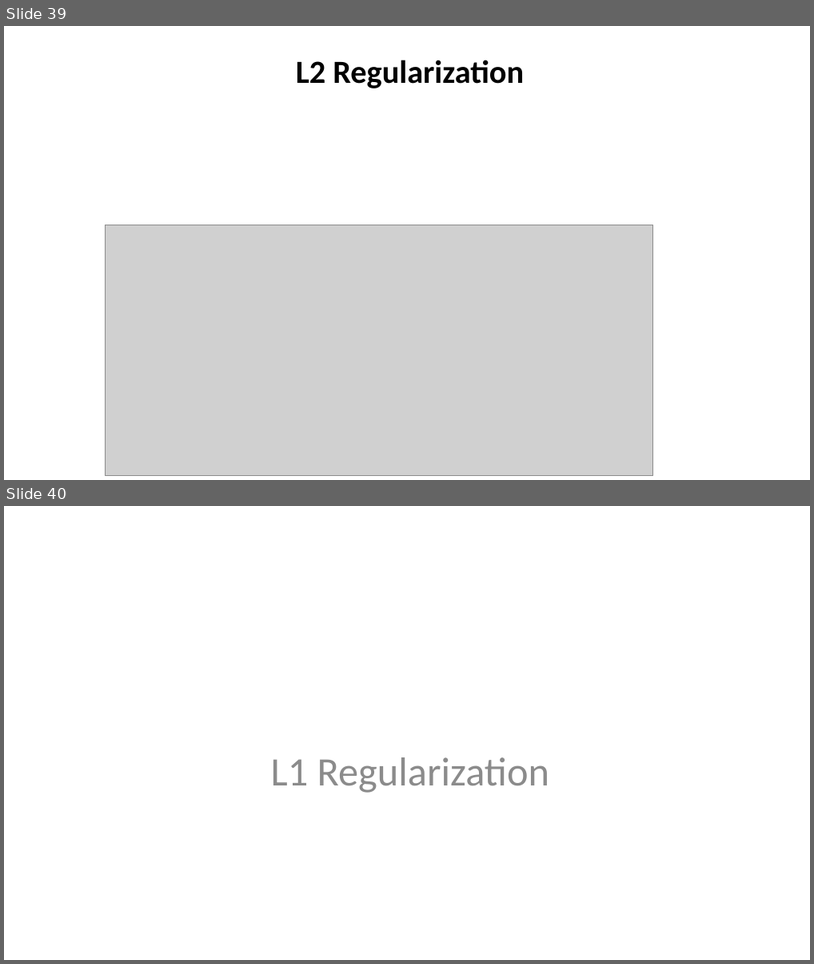
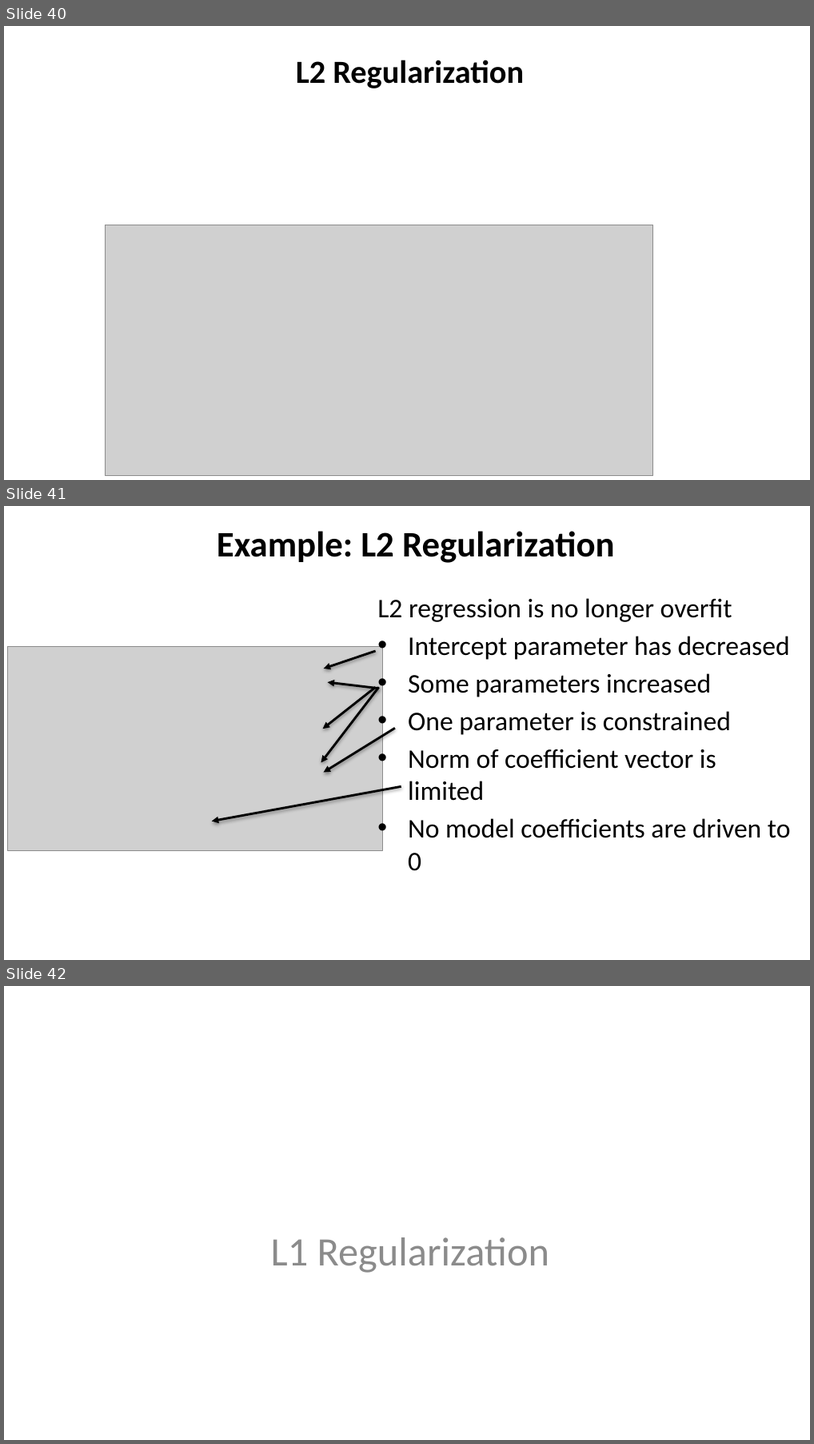
Before and after one commit to StephenElston/CSCI-E-83, a slide deck: LectureSlides/10a_ModelsInHighDimensions.pptx. Shown one above the other, each under a label of ours: slides 39 and 40 before the commit, slides 40, 41 and 42 after it. The pictures are 814x964 and 814x1444 pixels, drawn with LibreOffice and Linux fonts; fonts in the diff are those of the drawing; grey boxes stand for pictures. Boxes give left, top, right and bottom in pixels: in the first picture for what was removed or moved away, otherwise in the second. Text is boxed around its words. In the diff, an @@ line names an element or a change of style, - is before the commit and + after.

Commit message:
added example slides, improved wording, fixed typos

```diff
--- a/LectureSlides/10a_ModelsInHighDimensions.pptx
+++ b/LectureSlides/10a_ModelsInHighDimensions.pptx
@@ slide 41 added at box(4, 506, 810, 960), background #FFFFFF @@
@@ title added at box(217, 531, 615, 563), 32 pt, text #000000, bold @@
+Example: L2 Regularization
@@ text added at box(378, 598, 791, 871), 24 pt, text #000000 @@
+L2 regression is no longer overfit
+• Intercept parameter has decreased
+• Some parameters increased
+• One parameter is constrained
+• Norm of coefficient vector is limited
+• No model coefficients are driven to 0
@@ picture added at box(7, 646, 383, 850) @@
@@ arrow added from (376, 651) to (323, 668), #000000 2 pt @@
@@ arrow added from (379, 688) to (321, 763), #000000 2 pt @@
@@ arrow added from (376, 688) to (322, 728), #000000 2 pt @@
@@ arrow added from (379, 688) to (327, 682), #000000 2 pt @@
@@ arrow added from (395, 728) to (323, 772), #000000 2 pt @@
@@ arrow added from (402, 787) to (212, 820), #000000 2 pt @@
@@ what was slide 39 is now slide 40 @@
@@ what was slide 40 is now slide 42 @@
```
Also in this commit, not shown: 4 slides changed, 2 other slides added.
